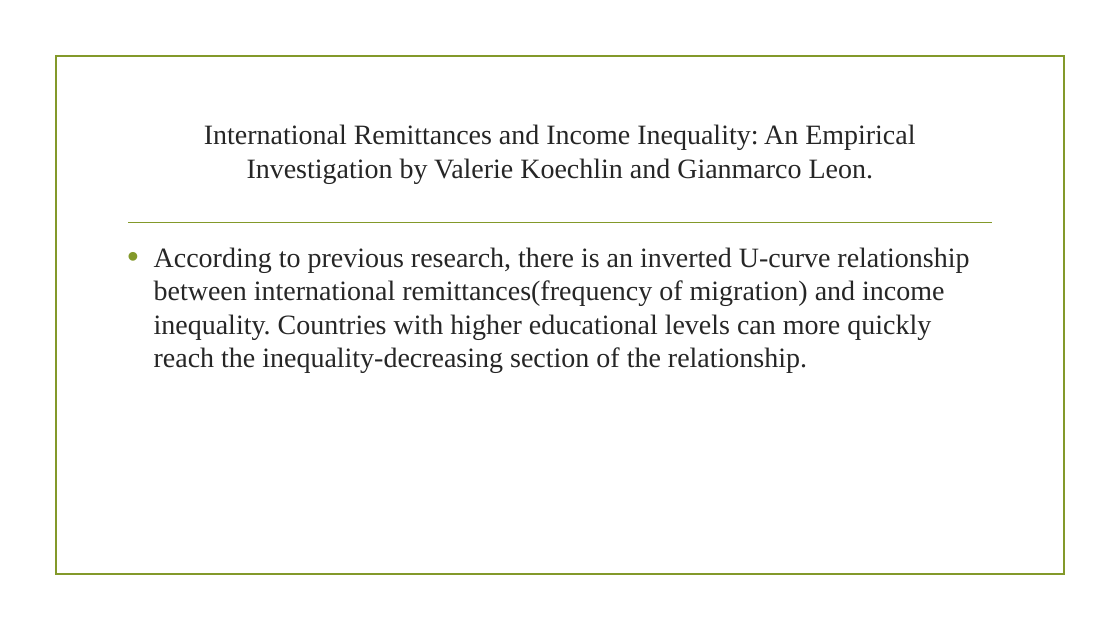
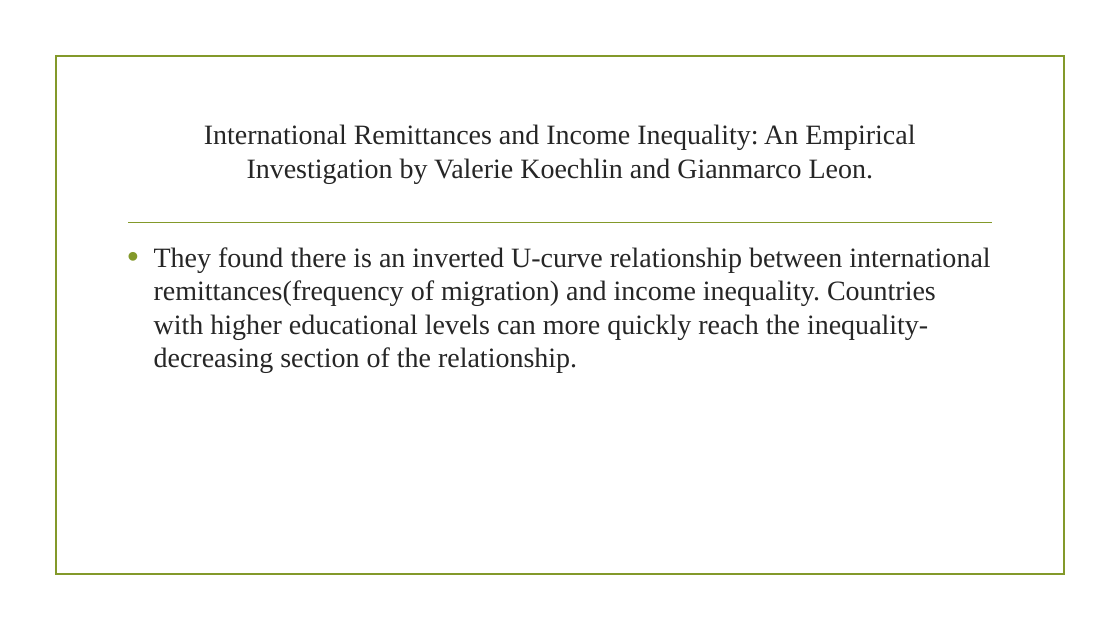
Before and after one commit to HYL7/ECON456-Thesis-Heyang_Liu, a slide deck: slide 4 of presentations/Topic Proposal Presentation.pptx. Drawn at 1120x630 pixels with LibreOffice and Linux fonts; fonts in the diff are those of the drawing; background and template pictures are left out. Boxes give left, top, right and bottom in pixels: in the first picture for what was removed or moved away, otherwise in the second. Text is boxed around its words. In the diff, an @@ line names an element or a change of style, - is before the commit and + after.

```diff
--- a/presentations/Topic Proposal Presentation.pptx
+++ b/presentations/Topic Proposal Presentation.pptx
@@ text at bbox=[154, 247, 990, 373]: text changed @@
-• According to previous research, there is an inverted U-curve relationship between international remittances(frequency of migration) and income inequality. Countries with higher educational levels can more quickly reach the inequality-decreasing section of the relationship.
+• They found there is an inverted U-curve relationship between international remittances(frequency of migration) and income inequality. Countries with higher educational levels can more quickly reach the inequality-decreasing section of the relationship.
```
Also in this commit, not shown: 3 other slides changed, 1 slide added, 1 other file.
